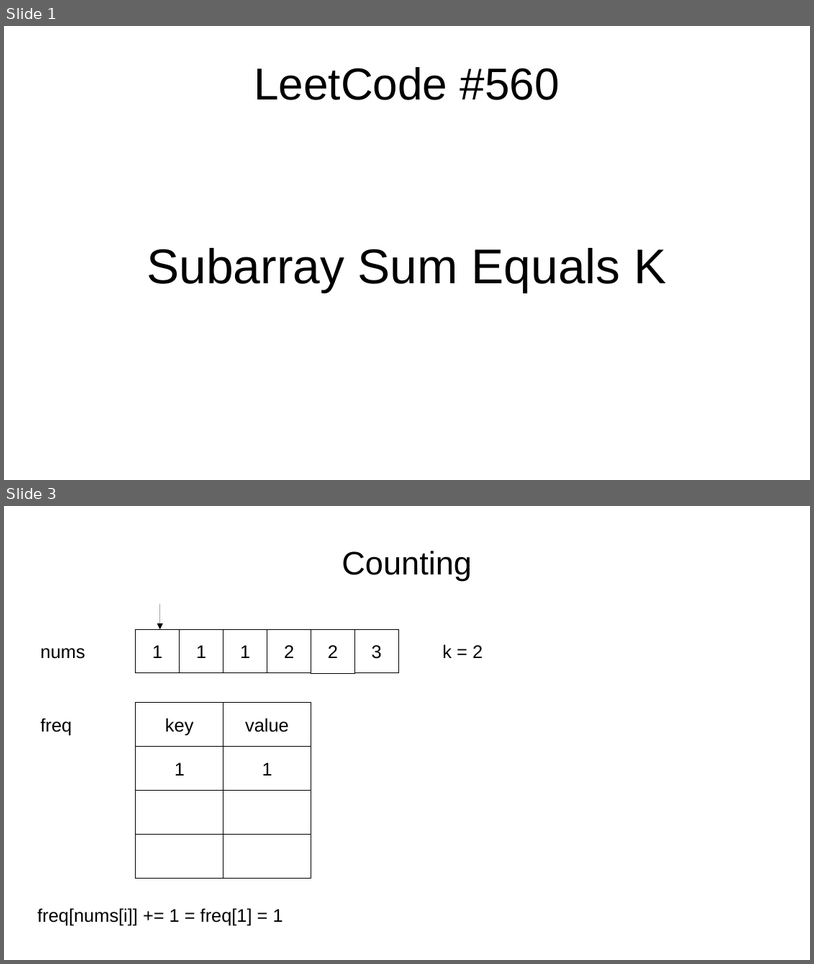
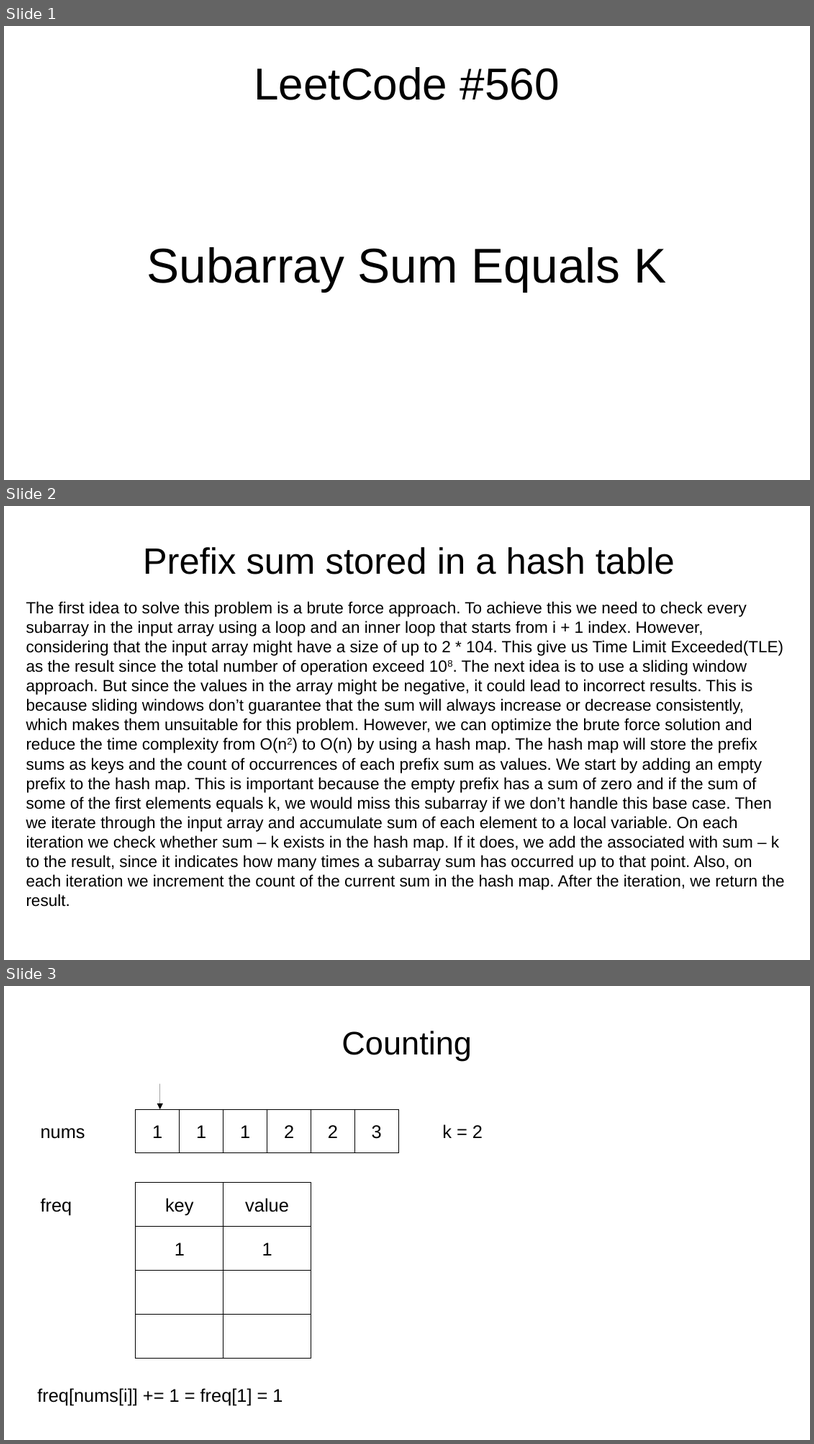
Before and after one commit to mcmouse88/Algorithms, a slide deck: hashing/misc/presentations/leetcode_560.pptx. Shown one above the other, each under a label of ours: slides 1 and 3 before the commit, slides 1, 2 and 3 after it; the slides between them are not shown. The pictures are 814x964 and 814x1444 pixels, drawn with LibreOffice and Linux fonts; fonts in the diff are those of the drawing. Boxes give left, top, right and bottom in pixels: in the first picture for what was removed or moved away, otherwise in the second. Text is boxed around its words. In the diff, an @@ line names an element or a change of style, - is before the commit and + after.

```diff
--- a/hashing/misc/presentations/leetcode_560.pptx
+++ b/hashing/misc/presentations/leetcode_560.pptx
@@ slide 2 added at (4,506,810,960), background #FFFFFF @@
@@ text added at (143,547,675,574), 36 pt, text #000000 @@
+Prefix sum stored in a hash table
@@ text added at (26,601,784,906), 16 pt, text #000000 @@
+The first idea to solve this problem is a brute force approach. To achieve this we need to check every subarray in the input array using a loop and an inner loop that starts from i + 1 index. However, considering that the input array might have a size of up to 2 * 104. This give us Time Limit Exceeded(TLE) as the result since the total number of operation exceed 108. The next idea is to use a sliding window approach. But since the values in the array might be negative, it could lead to incorrect results. This is because sliding windows don’t guarantee that the sum will always increase or decrease consistently, which makes them unsuitable for this problem. However, we can optimize the brute force solution and reduce the time complexity from O(n2) to O(n) by using a hash map. The hash map will store the prefix sums as keys and the count of occurrences of each prefix sum as values. We start by adding an empty prefix to the hash map. This is important because the empty prefix has a sum of zero and if the sum of some of the first elements equals k, we would miss this subarray if we don’t handle this base case. Then we iterate through the input array and accumulate sum of each element to a local variable. On each iteration we check whether sum – k exists in the hash map. If it does, we add the associated with sum – k to the result, since it indicates how many times a subarray sum has occurred up to that point. Also, on each iteration we increment the count of the current sum in the hash map. After the iteration, we return the result.
```
Also in this commit, not shown: 1 slide removed.
